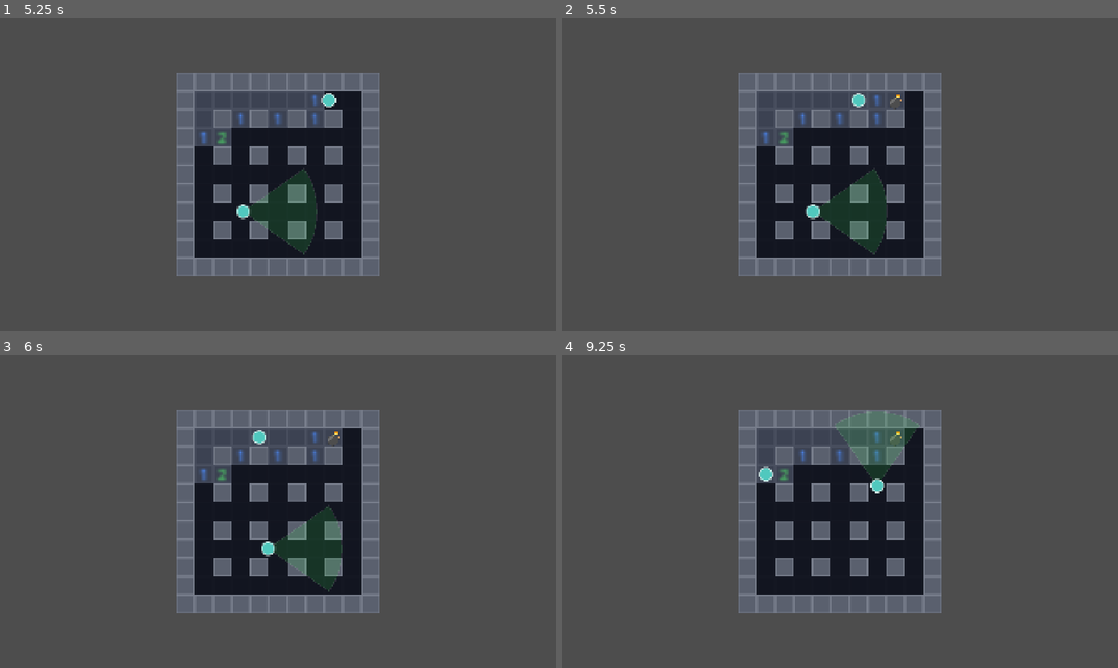
Above: before the commit, frames 1-4 (two rows, left to right).
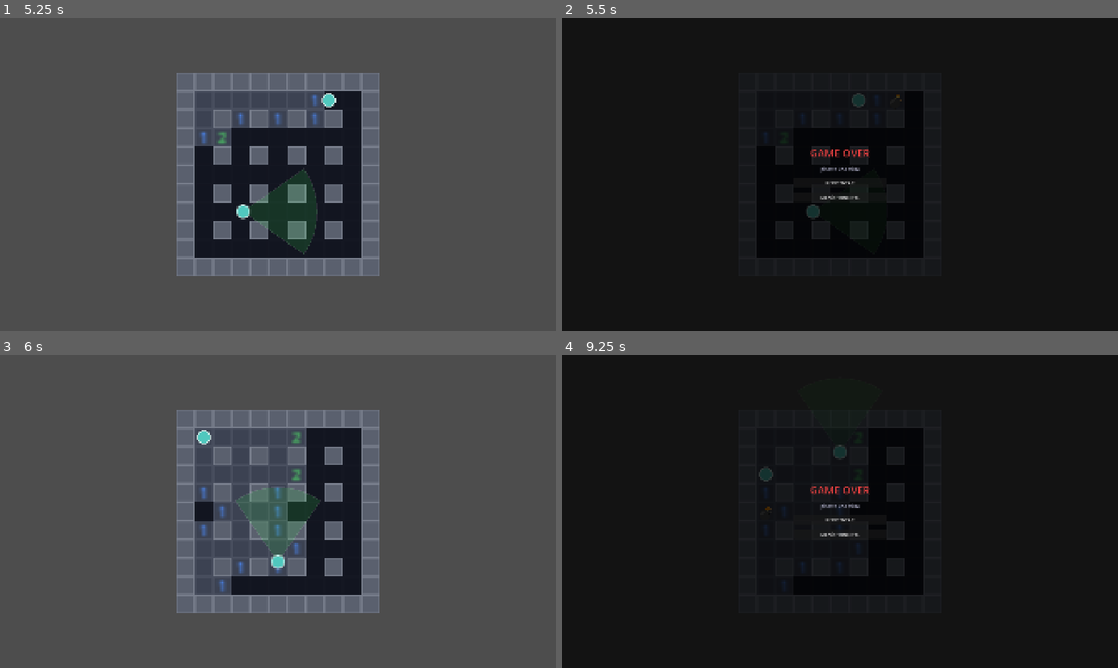
Above: after the commit, the same moments.

Repository: MayraSRS04/Darkfield
Game: Godot game, scene res://scenes/00_menu.tscn
Two runs of this game, one before a commit and one after it. Both use one fixed random seed, a clock stepped at 60 frames per second and the inputs below.
Inputs (mouse positions are in pixels of both pictures, inside the frame that each line leads up to):
- Up to frame 1 (5.25 s): click "PARTIDA RÁPIDA" at 0.5 s; click "FÁCIL" at 1.25 s; tap Enter at 2 s; hold Right (ui_right) 2.03-2.78 s; tap F every 0.75 s from 2.1 to 5.1 s; tap Space at 2.27, 3.02, 4.52 s; hold Down (ui_down) 2.78-3.53 s; hold Right (ui_right) 3.53-4.28 s; hold Up (ui_up) 4.28-5.03 s; hold Left (ui_left) from 5.03 s (still down)
- Up to frame 2 (5.5 s): keep holding Left (ui_left); tap Space at 5.27 s
- Up to frame 3 (6 s): release Left (ui_left) at 5.75 s; click (278, 520) at 5.75 s, where only the run after the commit has a clickable "REINTENTAR"
- Up to frame 4 (9.25 s): hold Left (ui_left) 6.53-7.28 s; tap F every 0.75 s from 6.6 to 8.85 s; tap Space at 6.77, 8.27, 9.02 s; hold Down (ui_down) 7.28-8.03 s; hold Right (ui_right) 8.03-8.78 s; hold Up (ui_up) from 8.78 s (still down)

Frame 1 is identical in both runs. In frame 2, 94% of the frame differs, in the area x 0-100%, y 0-100%; in frame 3, 7.3%; in frame 4, 92%.

Commit message:
añadiendo victoria y derrota

Diff:
--- a/scenes/01_juego.tscn
+++ b/scenes/01_juego.tscn
@@ -3,7 +3,6 @@
 [ext_resource type="Script" uid="uid://cmhjev1pjj3r0" path="res://scenes/juego.gd" id="1_2uc6o"]
 [ext_resource type="TileSet" uid="uid://i7ijb6r1478w" path="res://recursos/tilesets/mundo.tres" id="1_dlla0"]
 [ext_resource type="PackedScene" uid="uid://45610vclphqv" path="res://actors/jugador.tscn" id="3_oiwu5"]
-[ext_resource type="PackedScene" uid="uid://bjx4y5ow2yr3e" path="res://actors/Cazador.tscn" id="4_8bcx7"]
 [ext_resource type="Script" uid="uid://ena2mlpp2flb" path="res://scenes/camara_juego.gd" id="5_camara"]
 
 [node name="Juego" type="Node2D" unique_id=1902666549]
@@ -25,3 +24,48 @@
 
 [node name="Jugador" parent="." unique_id=1797815940 instance=ExtResource("3_oiwu5")]
 collision_layer = 2
+
+[node name="PantallaResultado" type="CanvasLayer" parent="." unique_id=2074652216]
+layer = 10
+visible = false
+
+[node name="Fondo" type="ColorRect" parent="PantallaResultado" unique_id=306807740]
+anchors_preset = 15
+anchor_right = 1.0
+anchor_bottom = 1.0
+grow_horizontal = 2
+grow_vertical = 2
+color = Color(0, 0, 0, 0.75)
+
+[node name="Contenedor" type="VBoxContainer" parent="PantallaResultado" unique_id=4380807]
+anchors_preset = 8
+anchor_left = 0.5
+anchor_top = 0.5
+anchor_right = 0.5
+anchor_bottom = 0.5
+offset_left = -160.0
+offset_top = -100.0
+offset_right = 160.0
+offset_bottom = 100.0
+grow_horizontal = 2
+grow_vertical = 2
+theme_override_constants/separation = 20
+
+[node name="LblTitulo" type="Label" parent="PantallaResultado/Contenedor" unique_id=2076073716]
+layout_mode = 2
+theme_override_font_sizes/font_size = 36
+horizontal_alignment = 1
+
+[node name="LblDetalle" type="Label" parent="PantallaResultado/Contenedor" unique_id=361911077]
+layout_mode = 2
+theme_override_colors/font_color = Color(0.7, 0.7, 0.8, 1)
+theme_override_font_sizes/font_size = 16
+horizontal_alignment = 1
+
+[node name="BtnReintentar" type="Button" parent="PantallaResultado/Contenedor" unique_id=2105596994]
+layout_mode = 2
+text = "REINTENTAR"
+
+[node name="BtnMenu" type="Button" parent="PantallaResultado/Contenedor" unique_id=1066617620]
+layout_mode = 2
+text = "MENÚ PRINCIPAL"
--- a/scenes/juego.gd
+++ b/scenes/juego.gd
@@ -5,6 +5,11 @@
 @onready var reveladas: TileMapLayer = $Reveladas
 @onready var overlay: Node2D = $Overlay
 @onready var jugador: CharacterBody2D = $Jugador
+@onready var pantalla_resultado: CanvasLayer = $PantallaResultado
+@onready var lbl_titulo: Label = $PantallaResultado/Contenedor/LblTitulo
+@onready var lbl_detalle: Label = $PantallaResultado/Contenedor/LblDetalle
+@onready var btn_reintentar: Button = $PantallaResultado/Contenedor/BtnReintentar
+@onready var btn_menu: Button = $PantallaResultado/Contenedor/BtnMenu
 
 const FUENTE_SUELO := 0
 const FUENTE_PARED := 1
@@ -13,6 +18,7 @@
 var mapa: Mapa
 var tablero: Tablero
 var muerto := false
+var causa_muerte := ""
 
 
 func _ready() -> void:
@@ -52,6 +58,9 @@
 	_dibujar_overlay()
 	GameManager.actualizar_minas_restantes(tablero.minas_sin_abanderar())
 
+	btn_reintentar.pressed.connect(_on_reintentar)
+	btn_menu.pressed.connect(_on_menu)
+
 func _pintar_mapa() -> void:
 	for fila in range(mapa.filas):
 		for col in range(mapa.columnas):
@@ -151,14 +160,14 @@
 		return
 	tablero.revelar(c.x, c.y)
 	if tablero.celdas[c.x][c.y]["mina"]:
+		causa_muerte = "pisaste una mina"
 		_morir()
 	_dibujar_overlay()
-
 
 func _morir() -> void:
 	muerto = true
 	GameManager.morir()
-	print("MORISTE!!!")
+	_mostrar_resultado(false, causa_muerte)
 
 func _on_solicito_abanderar() -> void:
 	if muerto:
@@ -175,13 +184,14 @@
 		return
 	for cazador in get_tree().get_nodes_in_group("cazadores"):
 		if jugador.global_position.distance_to(cazador.global_position) < 12.0:
+			causa_muerte = "atrapado por un cazador"
 			_morir()
 			break
 
 func _ganar() -> void:
 	muerto = true
 	GameManager.nivel_ganado()
-	print("VICTORIA: abanderaste todas las minas")
+	_mostrar_resultado(true, "")
 
 func _generar_layout(filas: int, columnas: int) -> Array:
 	var layout: Array = []
@@ -196,3 +206,20 @@
 				linea += "."
 		layout.append(linea)
 	return layout
+
+func _mostrar_resultado(victoria: bool, motivo: String) -> void:
+	pantalla_resultado.visible = true
+	if victoria:
+		lbl_titulo.text = "VICTORIA"
+		lbl_titulo.add_theme_color_override("font_color", Color(0.3, 0.9, 0.5))
+		lbl_detalle.text = "Todas las minas neutralizadas"
+	else:
+		lbl_titulo.text = "GAME OVER"
+		lbl_titulo.add_theme_color_override("font_color", Color(0.9, 0.25, 0.25))
+		lbl_detalle.text = motivo
+
+func _on_reintentar() -> void:
+	get_tree().change_scene_to_file("res://scenes/01_juego.tscn")
+
+func _on_menu() -> void:
+	get_tree().change_scene_to_file("res://scenes/00_menu.tscn")
